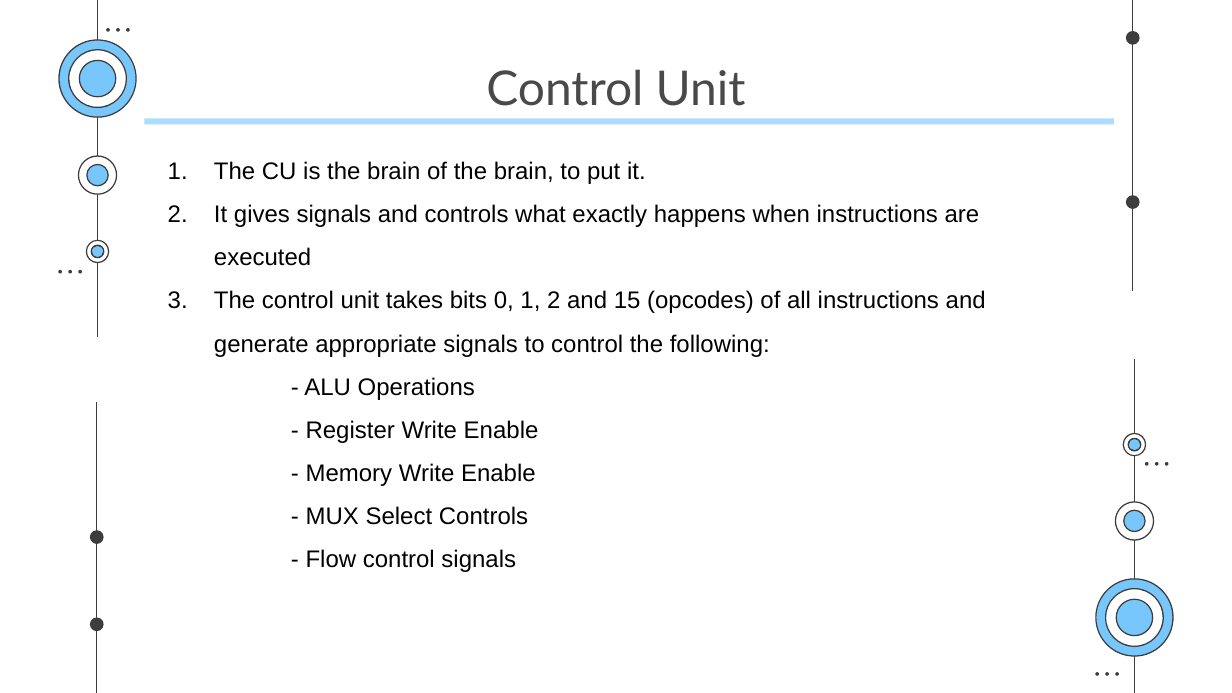
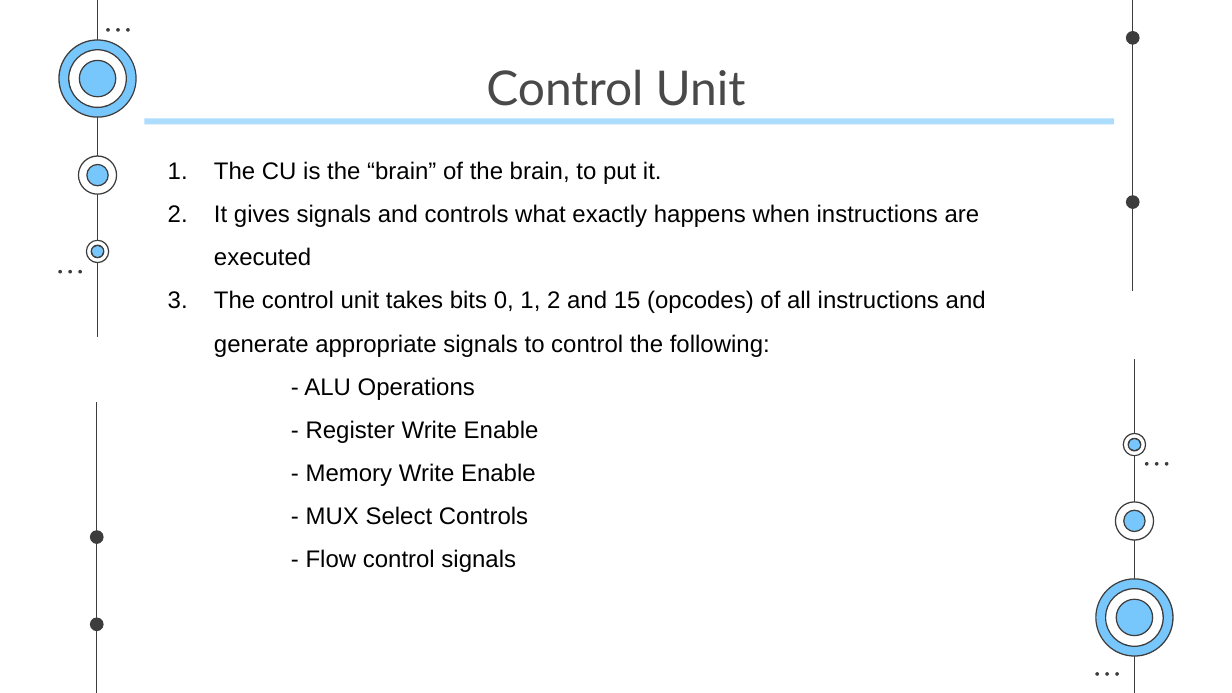
Before and after one commit to kwabenadarkwa/micro-lafentika, a slide deck: slide 6 of presentation_micro_p.pptx (slide 5 before the commit). Drawn at 1232x693 pixels with LibreOffice and Linux fonts; fonts in the diff are those of the drawing. Boxes give left, top, right and bottom in pixels: in the first picture for what was removed or moved away, otherwise in the second. Text is boxed around its words. In the diff, an @@ line names an element or a change of style, - is before the commit and + after.

```diff
--- a/presentation_micro_p.pptx
+++ b/presentation_micro_p.pptx
@@ text at [214,161,662,184]: text changed @@
-1. The CU is the brain of the brain, to put it.
+1. The CU is the “brain” of the brain, to put it.
```
Also in this commit, not shown: 6 other slides changed, 5 slides added, 2 other files.
